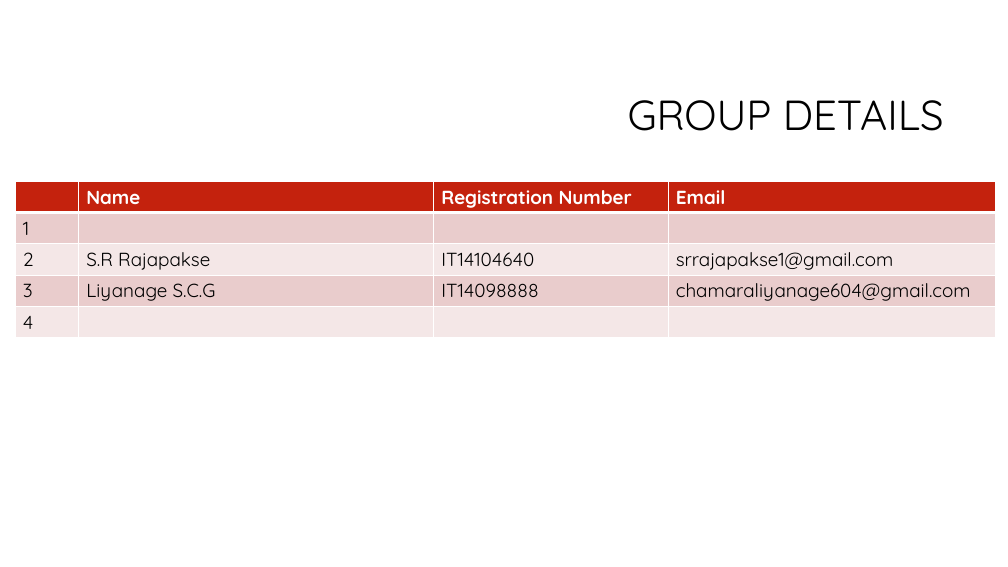
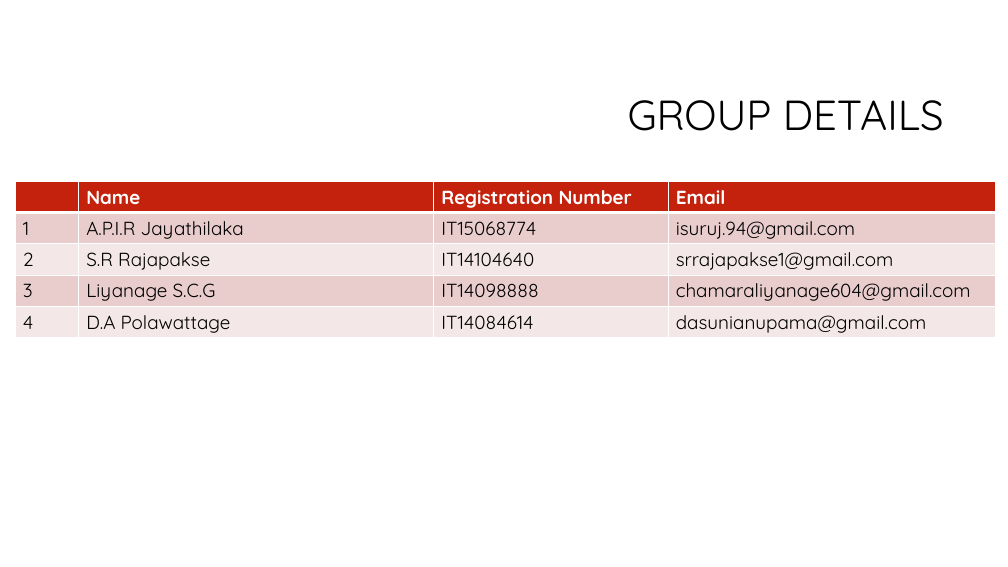
Before and after one commit to Sajith16/CSSEDocs, a slide deck: slide 2 of CodeFest-Management-Tool.pptx. Drawn at 1008x567 pixels with LibreOffice and Linux fonts; fonts in the diff are those of the drawing; background and template pictures are left out. Boxes give left, top, right and bottom in pixels: in the first picture for what was removed or moved away, otherwise in the second. Text is boxed around its words. In the diff, an @@ line names an element or a change of style, - is before the commit and + after.

```diff
--- a/CodeFest-Management-Tool.pptx
+++ b/CodeFest-Management-Tool.pptx
@@ table at (x1=15, y1=181, x2=996, y2=337) @@
-row 2: 1 |  |  | 
+row 2: 1 | A.P.I.R Jayathilaka | IT15068774 | isuruj.94@gmail.com
-row 5: 4 |  |  | 
+row 5: 4 | D.A Polawattage | IT14084614 | dasunianupama@gmail.com
```
Also in this commit, not shown: 3 other slides changed.
